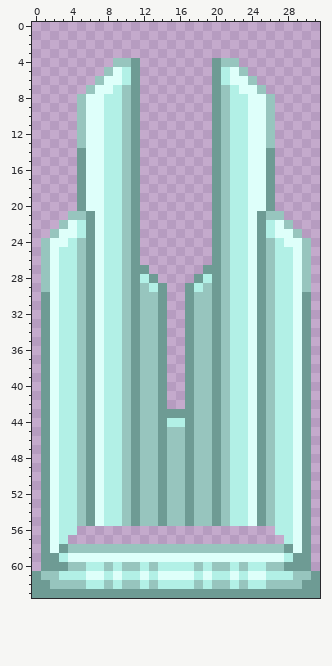
Two versions of one pixel-art sprite, objects/teleporter/atprk_crystallineteleporter/atprk_crystallineteleporterlit.png. The first picture shows the starting point.
The file is 32x64 pixels.
Once edited:
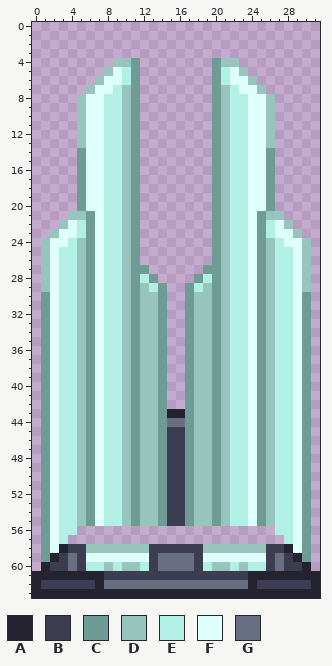
Palette (. is transparent): A #24232f  B #3d3d51  C #6e9b94  D #97c5be  E #b2f0e6  F #defffa  G #686f83
The exact change:
y 43: x 15..16 CC -> AA
y 44: x 15..16 EE -> GG
y 45..55: x 15..16 DD -> BB
y 58: x 3..5 CDD -> ABB; x 13..18 DDDDDD -> BBBBBB; x 26..28 DDC -> BBA
y 59: x 2..5 CEFF -> ABGB; x 13..18 FFFFFF -> BGGGGB; x 26..29 FFEC -> BGBA
y 60: x 1..5 CCCDD -> ABBGB; x 13..18 DEEEED -> BGGGGB; x 26..30 DDCCC -> BGBBA
y 61: x 0..31 CDDEEEFFEFEEFEFFFFEFEEFEFFEEEDDC -> AAAAAAAABBBBBBBBBBBBBBBBAAAAAAAA
y 62: x 0..31 CCDDDDEEDEDDEDEEEEDEDDEDEEDDDDCC -> ABBBBBBAGGGGGGGGGGGGGGGGABBBBBBA
y 63: x 0..31 CCCCCCCCCCCCCCCCCCCCCCCCCCCCCCCC -> AAAAAAAAAAAAAAAAAAAAAAAAAAAAAAAA
